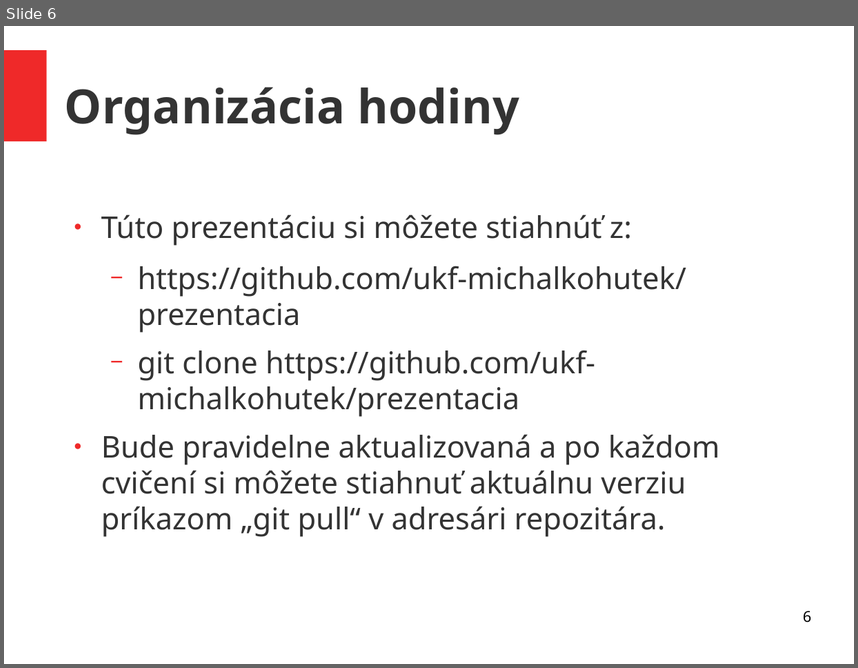
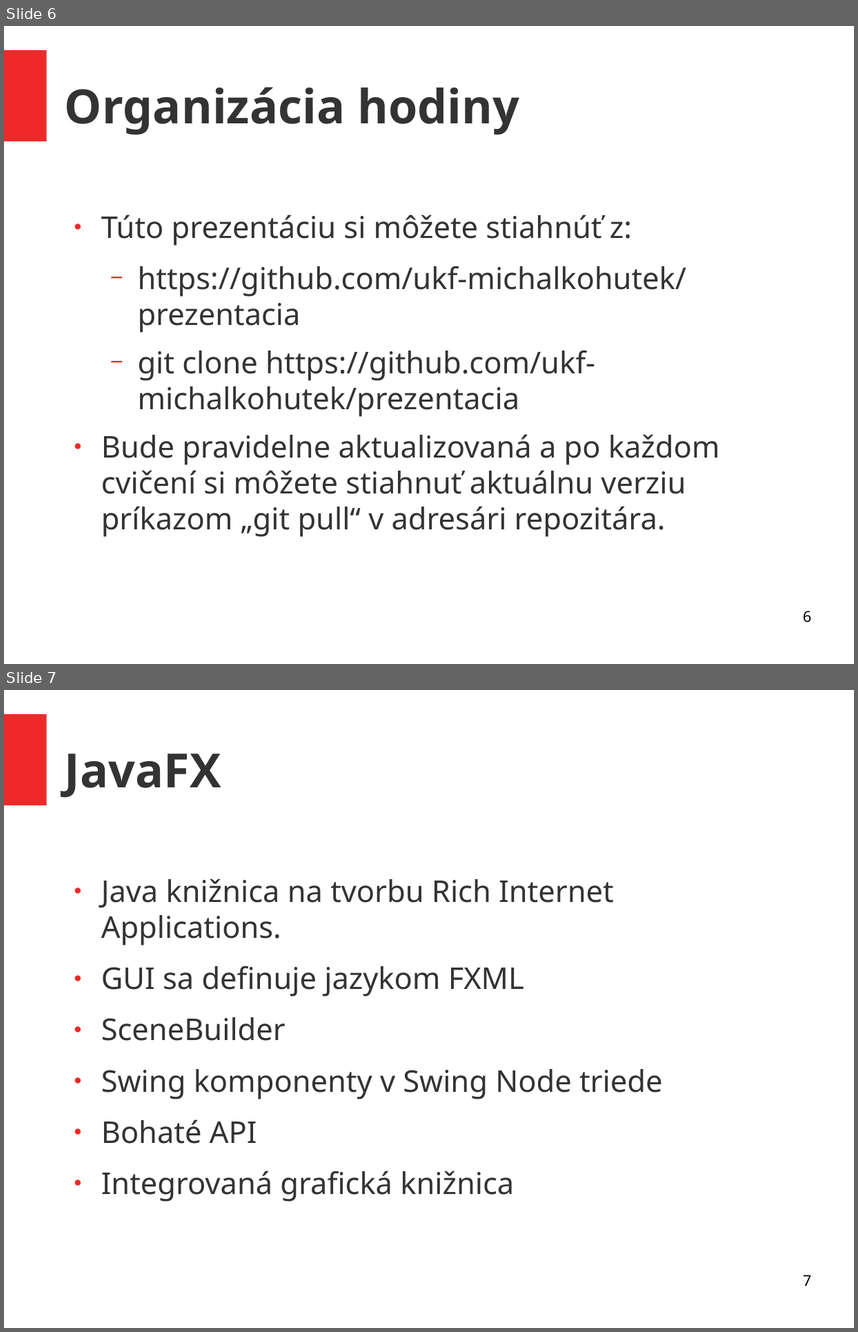
Before and after one commit to ukf-michalkohutek/prezentacia, a slide deck: seminar2.odp. Shown one above the other, each under a label of ours: slide 6 before the commit, slides 6 and 7 after it. The pictures are 858x668 and 858x1332 pixels, drawn with LibreOffice and Linux fonts; fonts in the diff are those of the drawing. Boxes give left, top, right and bottom in pixels: in the first picture for what was removed or moved away, otherwise in the second. Text is boxed around its words. In the diff, an @@ line names an element or a change of style, - is before the commit and + after.

```diff
--- a/seminar2.odp
+++ b/seminar2.odp
@@ slide 7 added at box(4, 690, 854, 1328), background #FFFFFF; not listed: 1 template element that a slide beside it also shows @@
@@ title added at box(65, 753, 221, 798), 44 pt, text #333333, bold @@
+JavaFX
@@ text added at box(101, 878, 662, 1201), 28 pt, text #333333 @@
+● Java knižnica na tvorbu Rich Internet Applications.
+● GUI sa definuje jazykom FXML
+● SceneBuilder
+● Swing komponenty v Swing Node triede
+● Bohaté API
+● Integrovaná grafická knižnica
@@ page number added at box(803, 1274, 811, 1285), 14 pt, text #000000 @@
+7
```
Also in this commit, not shown: 1 other file.
